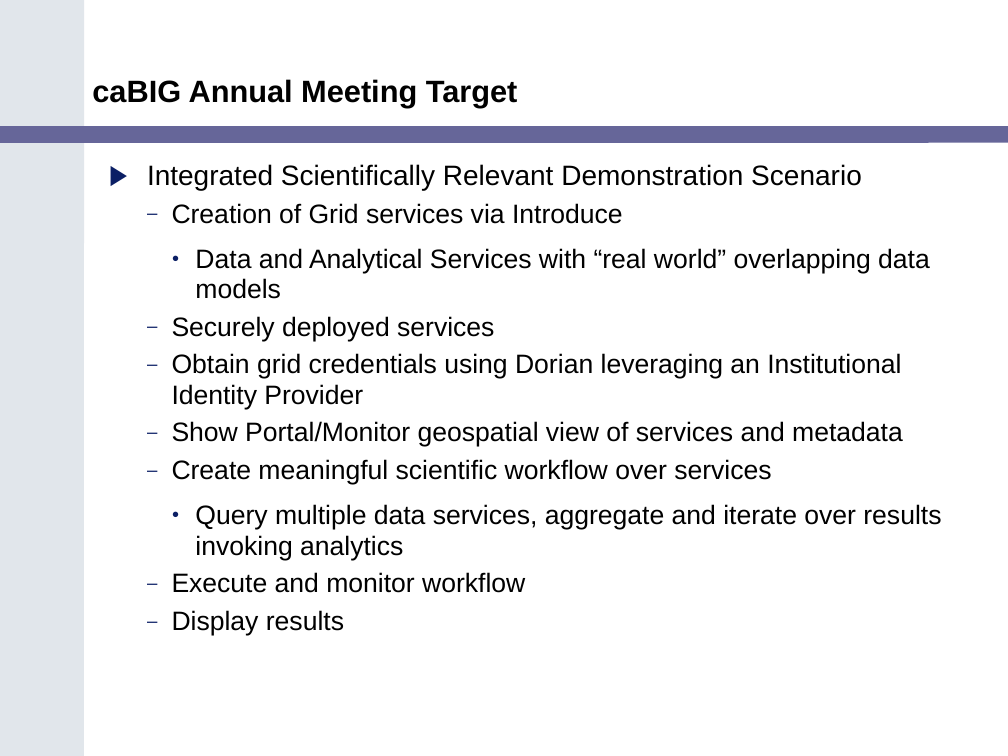
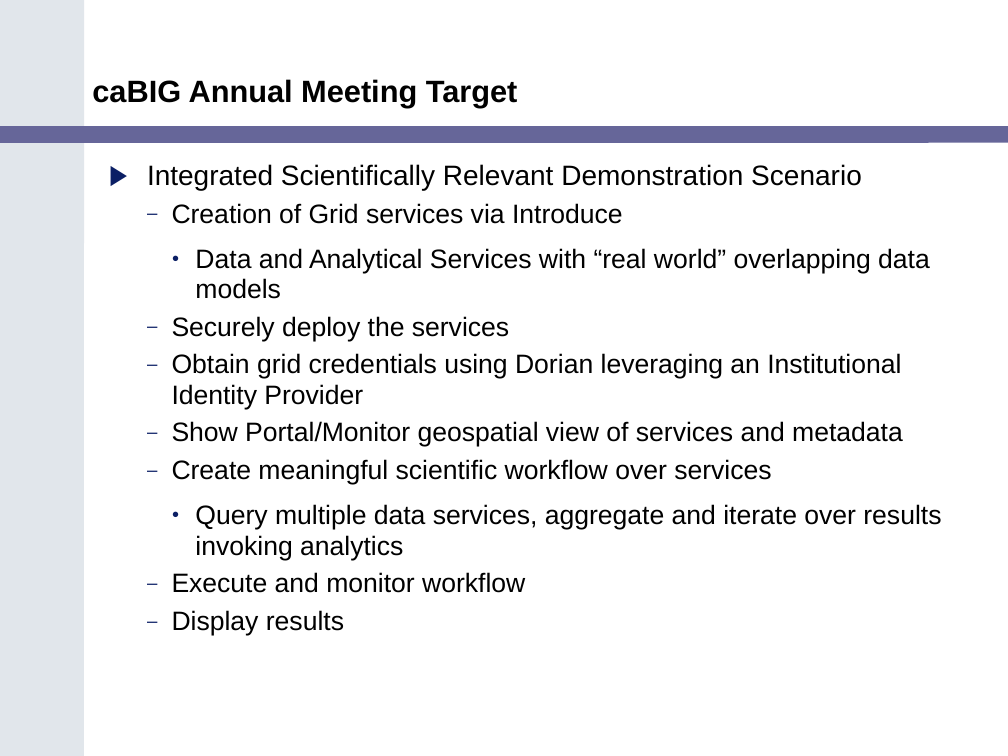
Before and after one commit to NCIP/cagrid-docs, a slide deck: slide 7 of presentations/200602_VCDE_ARCH/caGrid_Update_Arch_VCDE_Feb1.ppt. Drawn at 1008x756 pixels with LibreOffice and Linux fonts; fonts in the diff are those of the drawing; background and template pictures are left out. Boxes give left, top, right and bottom in pixels: in the first picture for what was removed or moved away, otherwise in the second. Text is boxed around its words. In the diff, an @@ line names an element or a change of style, - is before the commit and + after.

```diff
--- a/presentations/200602_VCDE_ARCH/caGrid_Update_Arch_VCDE_Feb1.ppt
+++ b/presentations/200602_VCDE_ARCH/caGrid_Update_Arch_VCDE_Feb1.ppt
@@ text at <box>172,316,509,341</box>: text changed @@
-  – Securely deployed services
+  – Securely deploy the services
```
Also in this commit, not shown: 6 other slides changed, 1 slide added, 1 slide removed.
